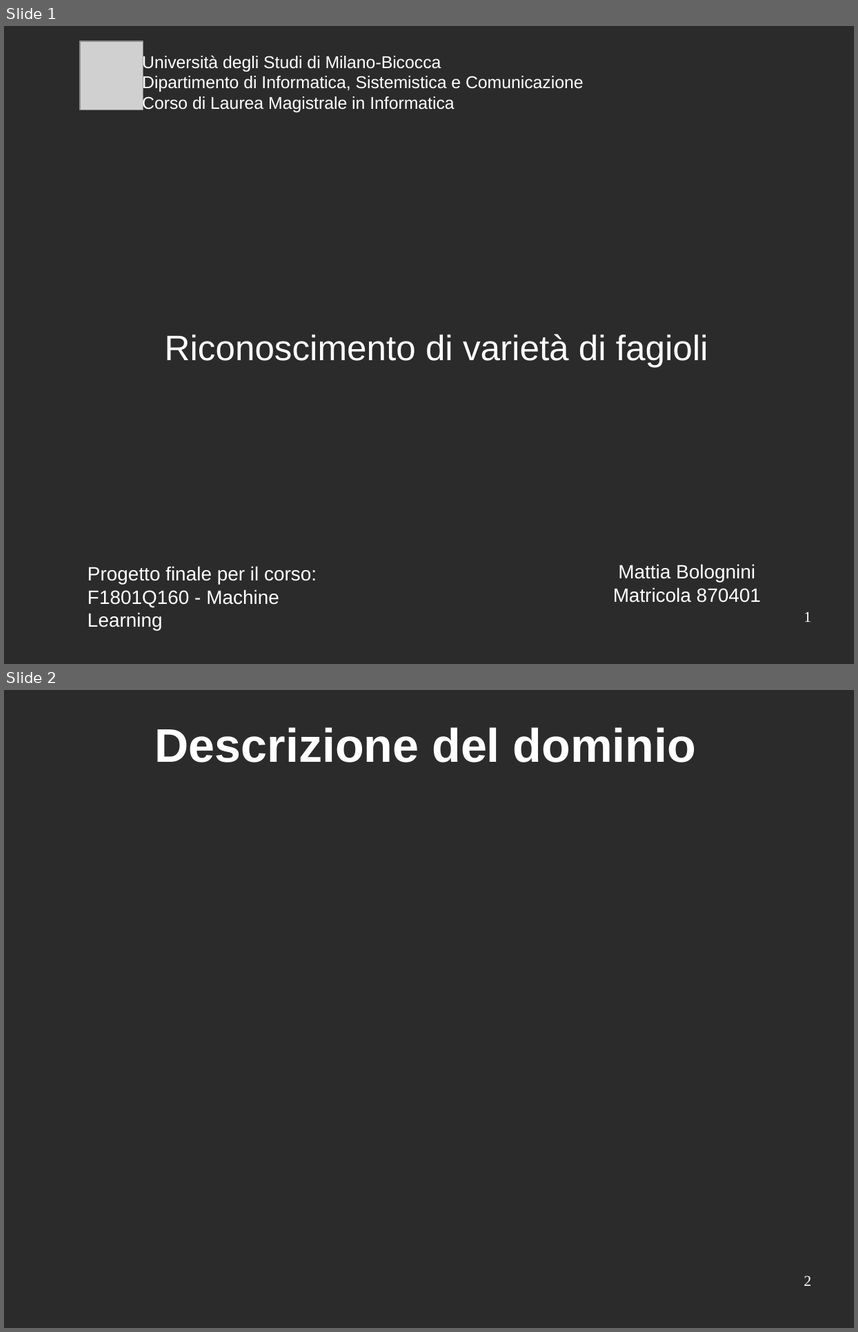
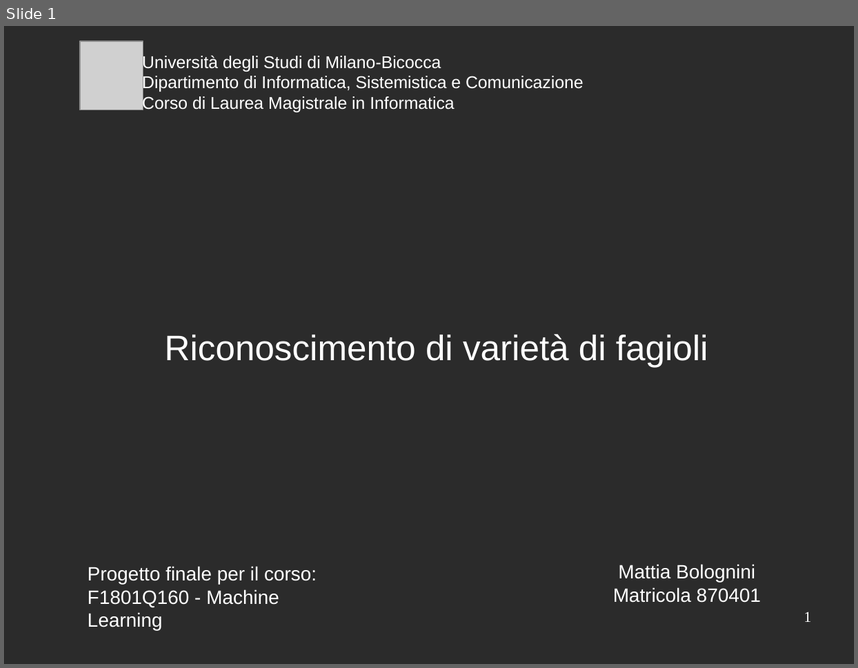
Before and after one commit to mattia010/dry_beans_ML, a slide deck: report/presentation_slides.odp. Shown one above the other, each under a label of ours: slides 1 and 2 before the commit, slide 1 after it. The pictures are 858x1332 and 858x668 pixels, drawn with LibreOffice and Linux fonts; fonts in the diff are those of the drawing; grey boxes stand for pictures; background and template pictures are left out; a plain dark background stands for a picture behind light text. Boxes give left, top, right and bottom in pixels: in the first picture for what was removed or moved away, otherwise in the second. Text is boxed around its words. In the diff, an @@ line names an element or a change of style, - is before the commit and + after.

```diff
--- a/report/presentation_slides.odp
+++ b/report/presentation_slides.odp
@@ slide 2 removed at <box>4,690,854,1328</box>, background picture (left out) @@
@@ title removed at <box>154,727,696,762</box> @@
-Descrizione del dominio
@@ page number removed at <box>804,1275,811,1285</box> @@
-2
```
Also in this commit, not shown: 3 slides changed, 11 slides added, 6 other slides removed.
